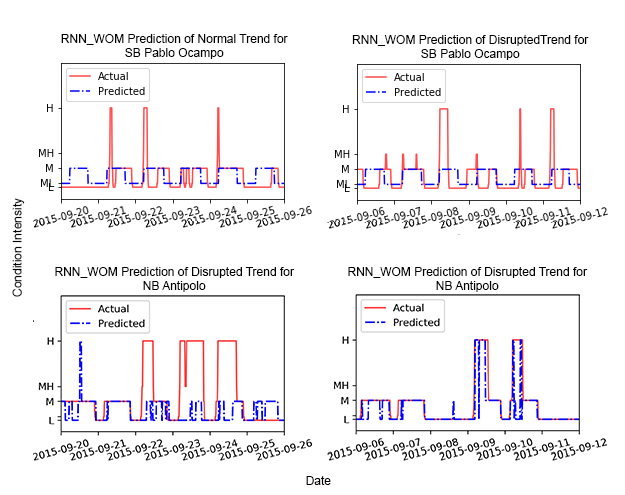
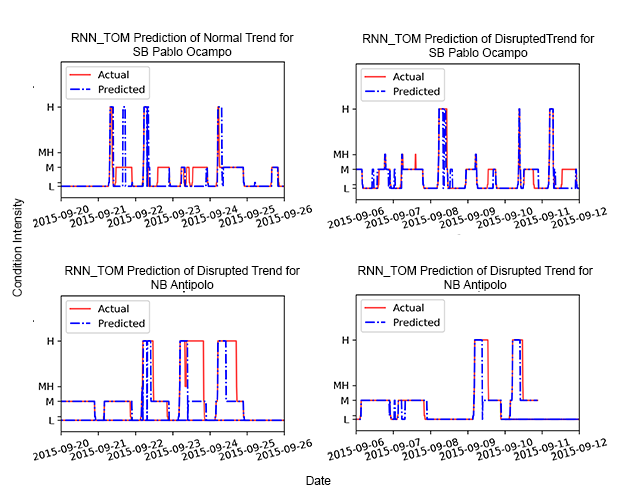
Two versions of the same layered image (w=625, h=495). Layer-by-layer changes:
added group "Group 3" with 9 layers above "RNN WOM" over <box>33,33,608,423</box>
added layer "RNN_TOM Prediction of Disrupted Trend for NB Antipolo" (1st of 2, in "Group 3") in group "Group 3" over <box>358,266,593,291</box>
added layer "RNN_TOM Prediction of Disrupted Trend for NB Antipolo" (2nd of 2, in "Group 3") in group "Group 3" over <box>65,266,300,291</box>
added layer "RNN_TOM Prediction of DisruptedTrend for SB Pablo Ocampo" in group "Group 3" over <box>363,34,595,59</box>
added layer "RNN_TOM Prediction of Normal Trend for SB Pablo Ocampo" in group "Group 3" over <box>71,33,294,58</box>
added layer "Layer 6 copy" in group "Group 3" over <box>33,33,608,291</box>
added layer "RNN_TOM_prediction(9-20_9-26)_Pablo Ocampo_2015" in group "Group 3" over <box>33,40,313,220</box>
added layer "RNN_TOM_prediction(9-20_9-26)_Antipolo_2015" in group "Group 3" over <box>55,274,298,423</box>
added layer "RNN_TOM_prediction(9-6_9-12)_Pablo Ocampo_2015" in group "Group 3" over <box>327,42,608,222</box>
added layer "RNN_TOM_prediction(9-6_9-12)_Antipolo_2015" in group "Group 3" over <box>348,273,591,422</box>
renamed "Group 4" to "RNN WOM", hid the group it (9 layers) over <box>33,33,608,423</box>
